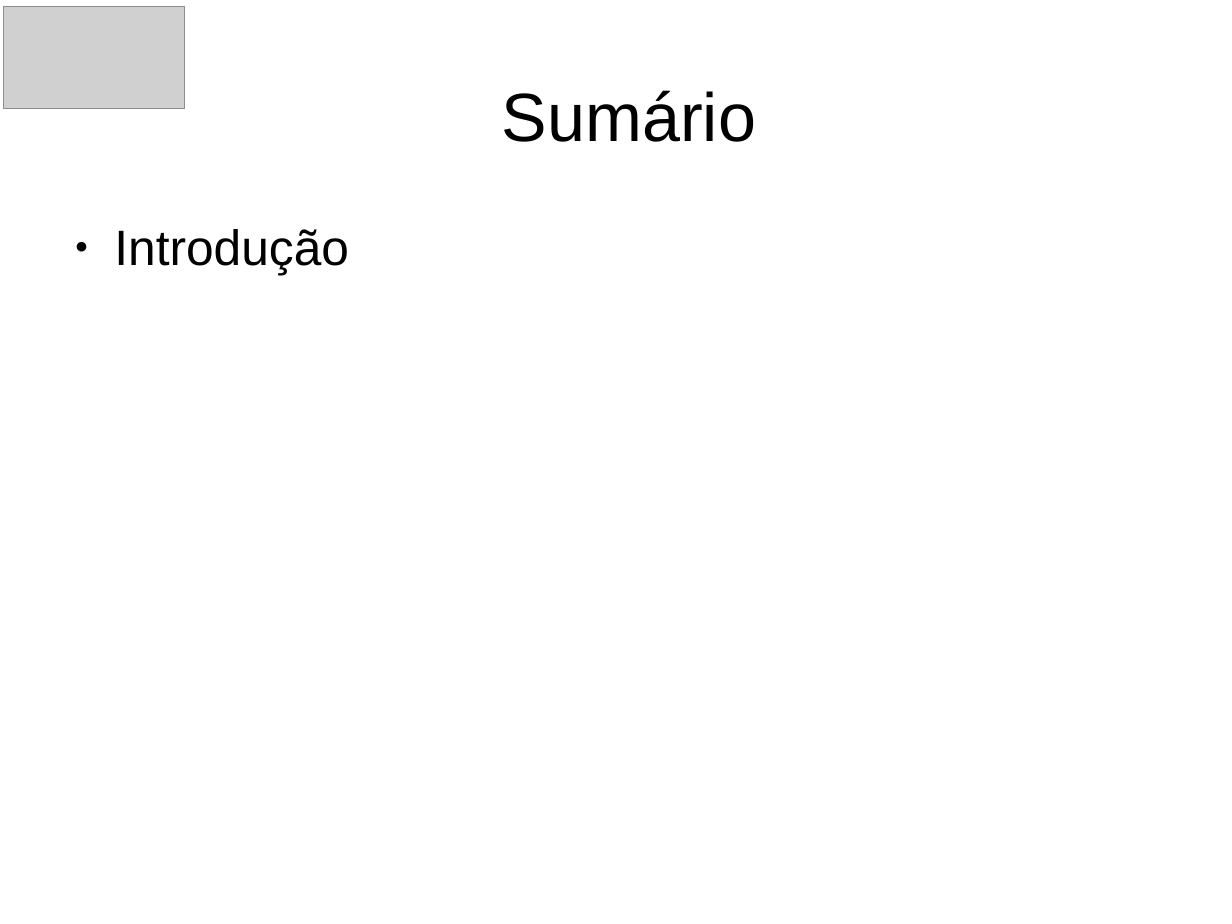
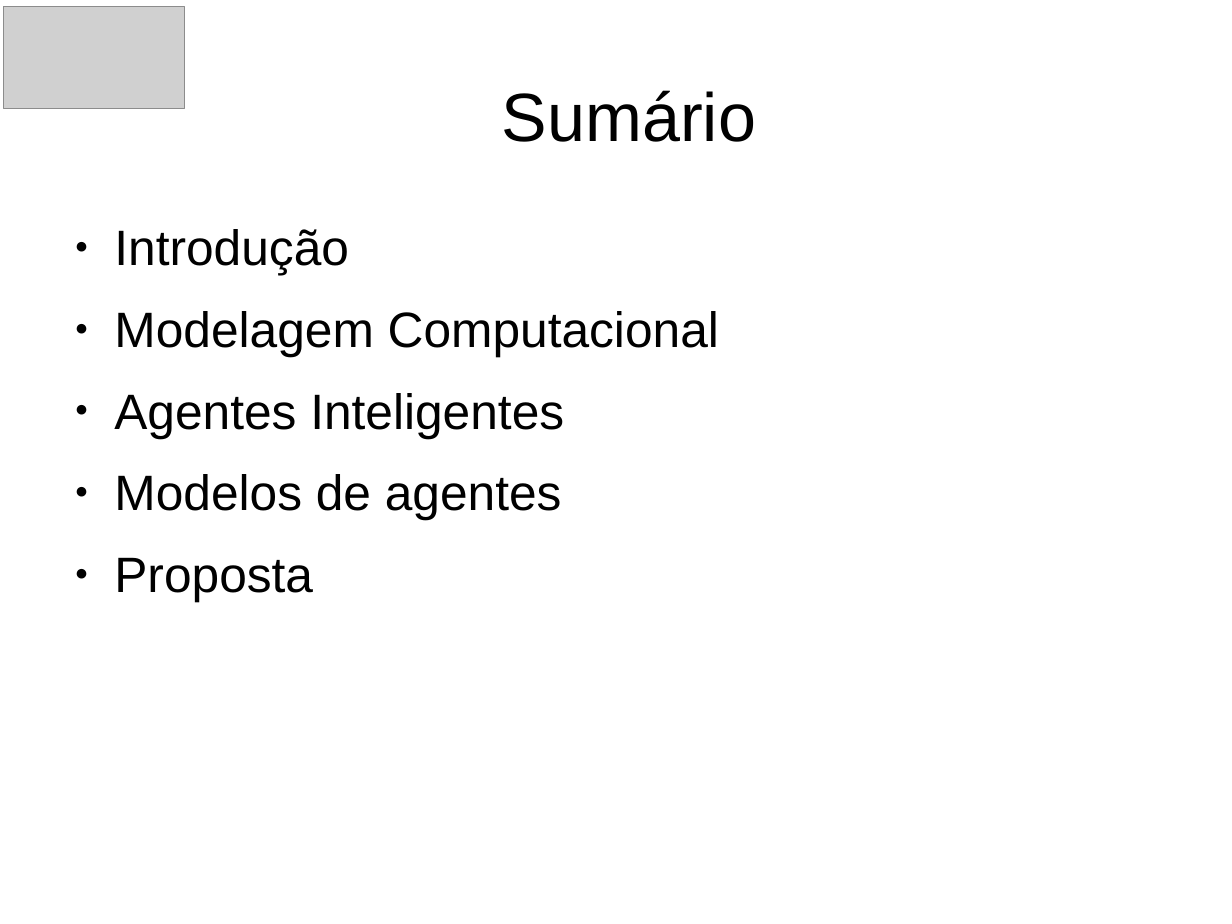
Before and after one commit to alexbprr/agent_modelling, a slide deck: slide 2 of Apresentacao_Marluvas/Marluvas_apresentacao_v2.odp. Drawn at 1232x924 pixels with LibreOffice and Linux fonts; fonts in the diff are those of the drawing; grey boxes stand for pictures. Boxes give left, top, right and bottom in pixels: in the first picture for what was removed or moved away, otherwise in the second. Text is boxed around its words. In the diff, an @@ line names an element or a change of style, - is before the commit and + after.

```diff
--- a/Apresentacao_Marluvas/Marluvas_apresentacao_v2.odp
+++ b/Apresentacao_Marluvas/Marluvas_apresentacao_v2.odp
@@ text at box(114, 311, 719, 601): paragraphs added @@
+● Modelagem Computacional
+● Agentes Inteligentes
+● Modelos de agentes
+● Proposta
```
Also in this commit, not shown: 3 other slides changed.
